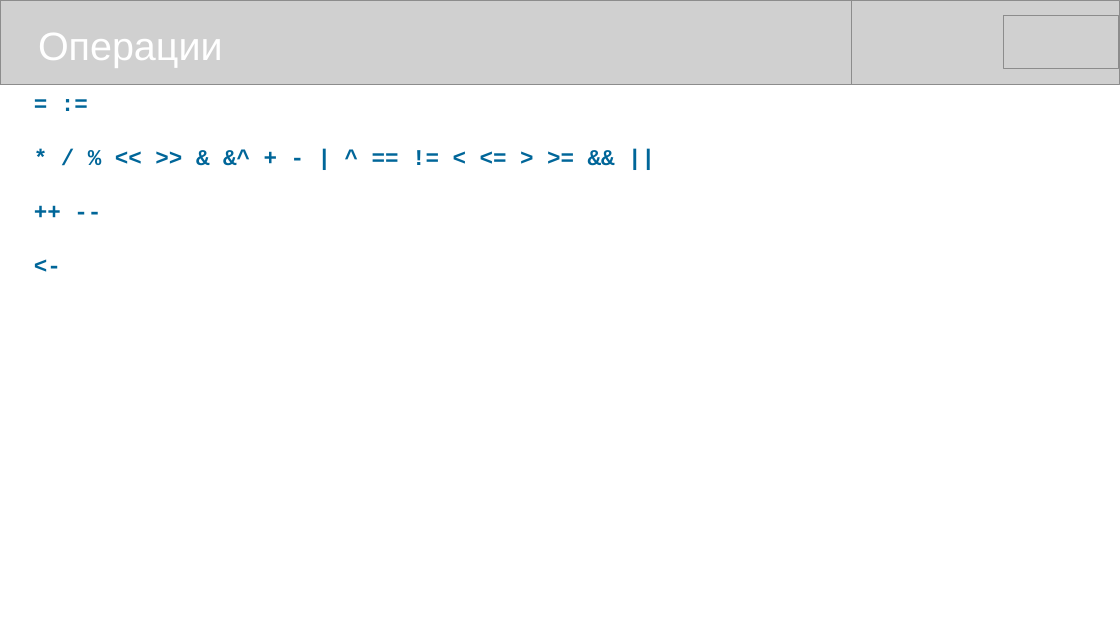
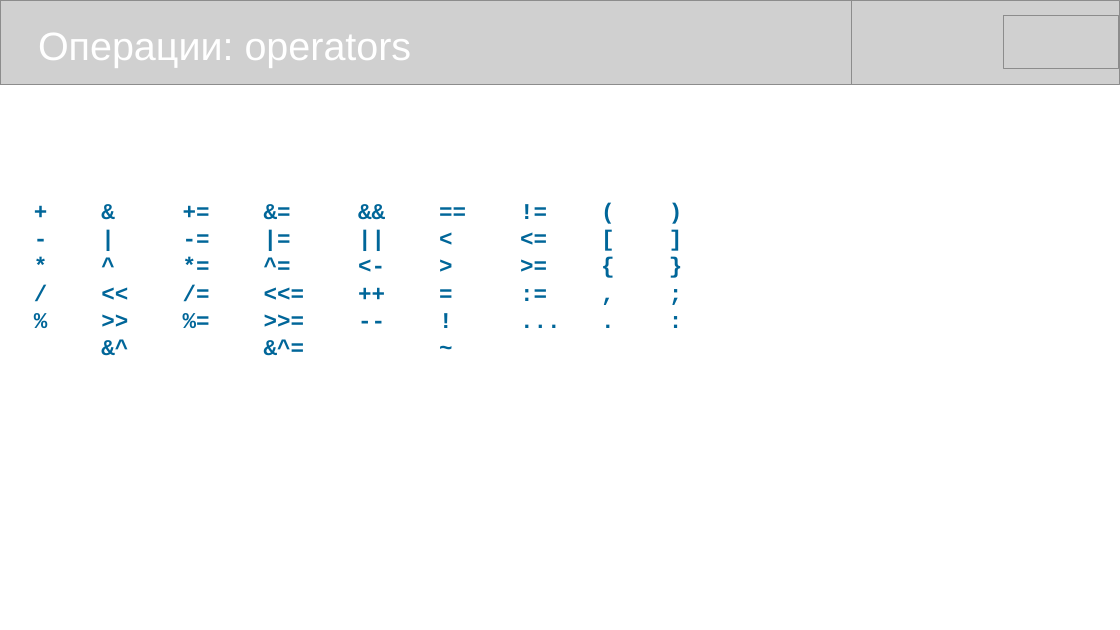
Before and after one commit to mike-shock/Go_language, a slide deck: slide 20 of tutorial/Go_Intro.odp. Drawn at 1120x630 pixels with LibreOffice and Linux fonts; fonts in the diff are those of the drawing; grey boxes stand for pictures. Boxes give left, top, right and bottom in pixels: in the first picture for what was removed or moved away, otherwise in the second. Text is boxed around its words. In the diff, an @@ line names an element or a change of style, - is before the commit and + after.

```diff
--- a/tutorial/Go_Intro.odp
+++ b/tutorial/Go_Intro.odp
@@ text at (38,33,412,68): text changed @@
-Операции
+Операции: operators
@@ text at (24,84,1097,609): text changed @@
-= :=
-* / % << >> & &^ + - | ^ == != < <= > >= && ||
-++ --
-<-
++ & += &= && == != ( )
+- | -= |= || < <= [ ]
+* ^ *= ^= <- > >= { }
+/ << /= <<= ++ = := , ;
+% >> %= >>= -- ! ... . :
+&^ &^= ~
```
Also in this commit, not shown: 1 other slide changed, 1 other file.
